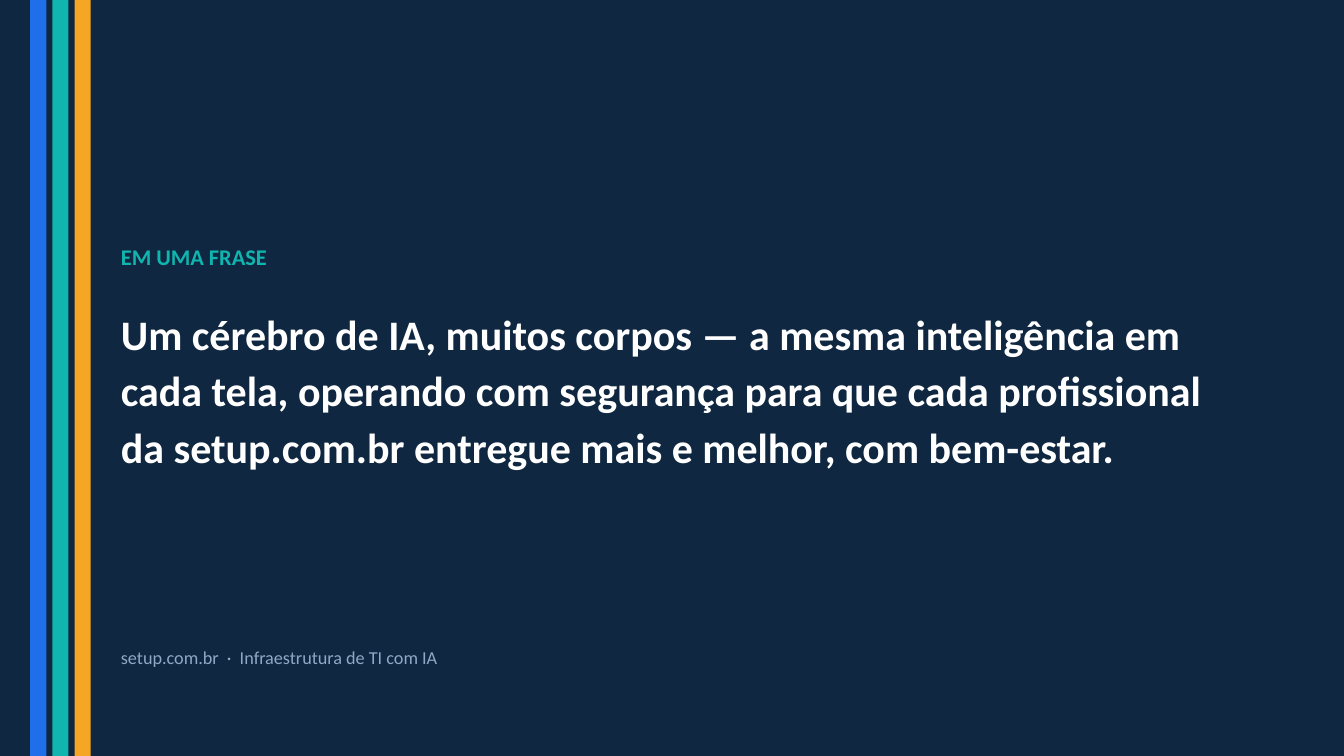
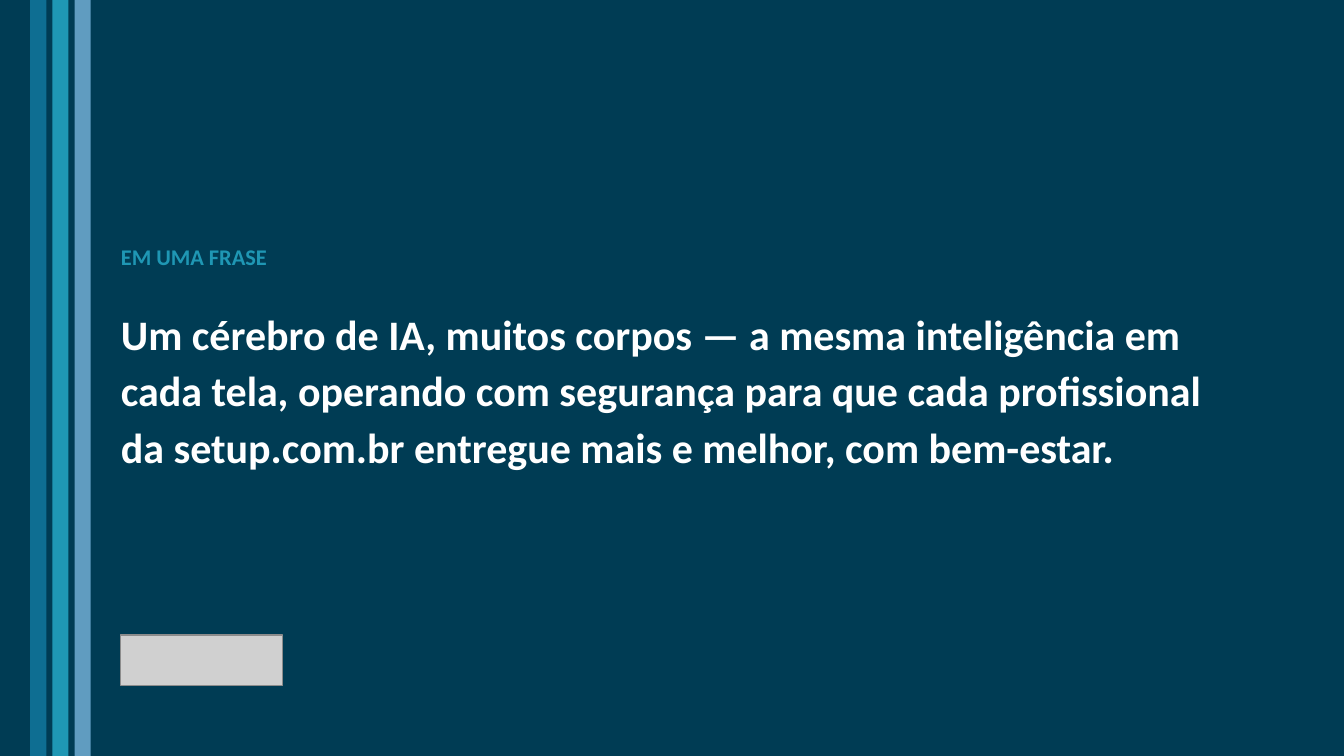
Before and after one commit to rstoi/rstoi, a slide deck: slide 13 of docs/Infraestrutura-IA-setup.com.br.pptx. Drawn at 1344x756 pixels with LibreOffice and Linux fonts; fonts in the diff are those of the drawing; grey boxes stand for pictures. Boxes give left, top, right and bottom in pixels: in the first picture for what was removed or moved away, otherwise in the second. Text is boxed around its words. In the diff, an @@ line names an element or a change of style, - is before the commit and + after.

```diff
--- a/docs/Infraestrutura-IA-setup.com.br.pptx
+++ b/docs/Infraestrutura-IA-setup.com.br.pptx
@@ rectangle at (x1=0, y1=0, x2=1344, y2=756): fill #0F2740 to #003C54 @@
@@ rectangle at (x1=30, y1=0, x2=46, y2=756): fill #1F6FEB to #0E6E92 @@
@@ rectangle at (x1=52, y1=0, x2=69, y2=756): fill #0FB5AE to #1F97B4 @@
@@ rectangle at (x1=75, y1=0, x2=91, y2=756): fill #F5A623 to #609CC0 @@
@@ text "EM UMA FRASE" at (x1=121, y1=250, x2=267, y2=265): text colour #0FB5AE to #1F97B4 @@
@@ text removed at (x1=121, y1=651, x2=437, y2=667) @@
-setup.com.br · Infraestrutura de TI com IA
@@ picture added at (x1=121, y1=635, x2=283, y2=686) @@
```
Also in this commit, not shown: 12 other slides changed, 15 other files.
